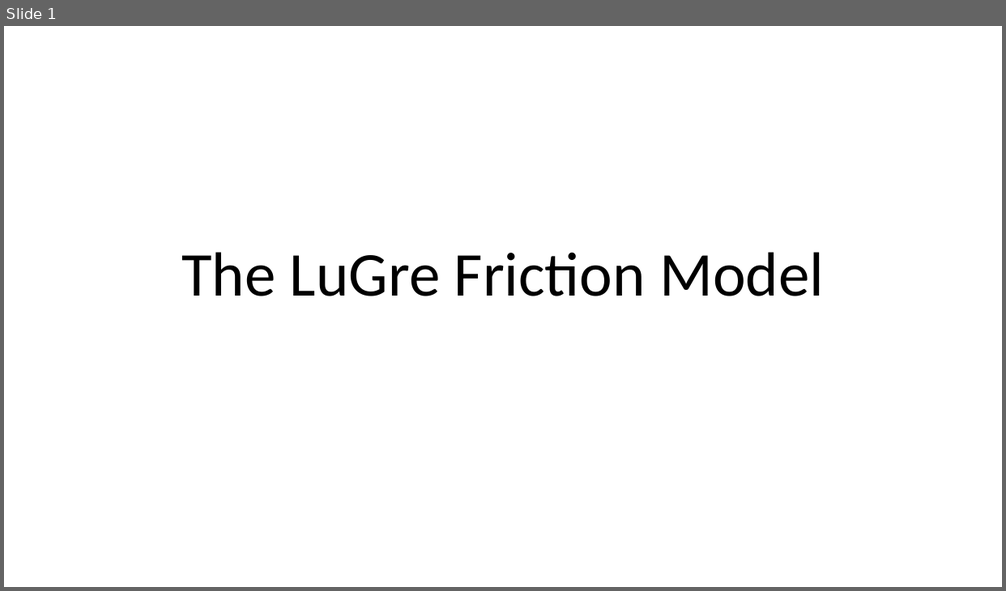
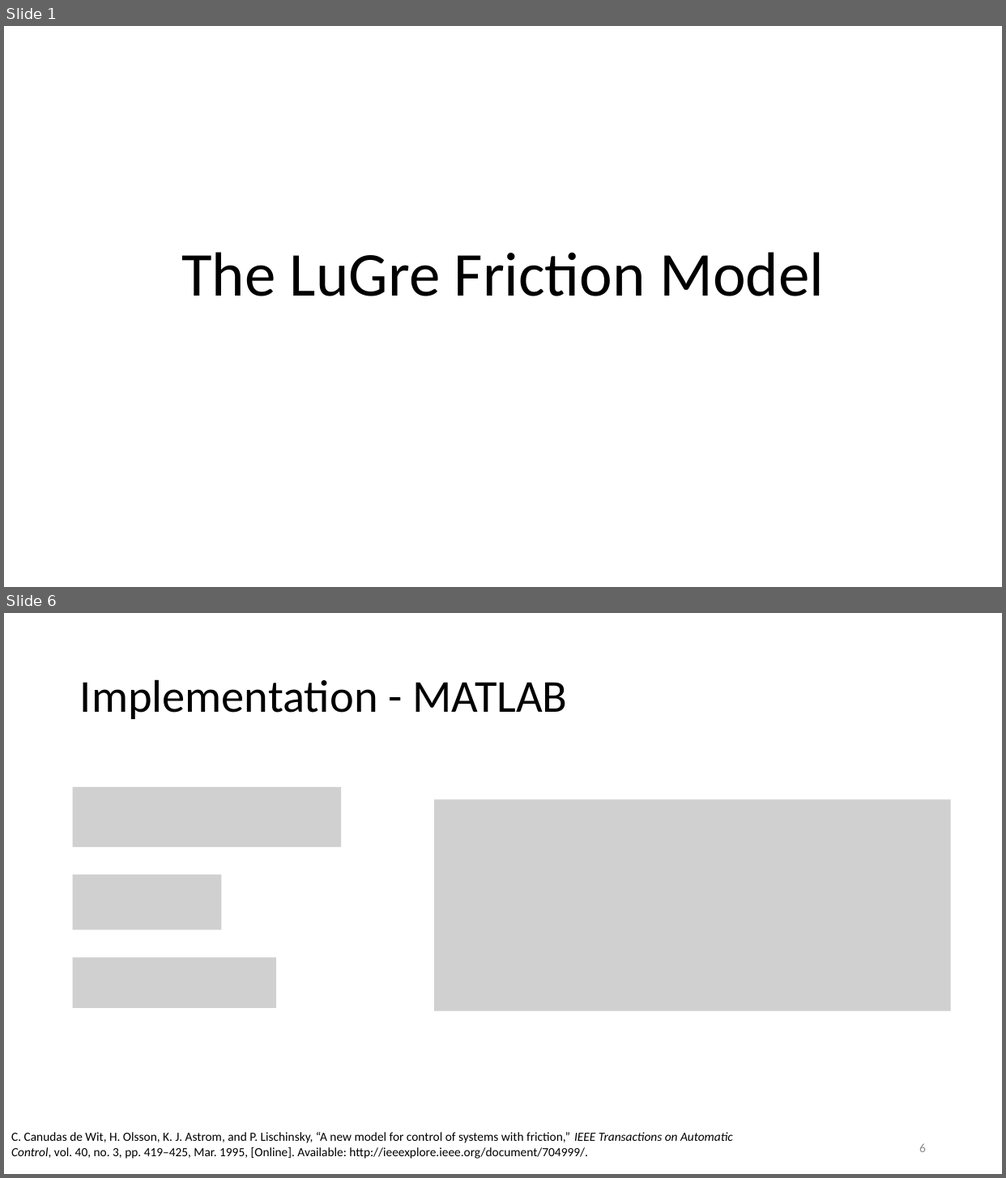
Before and after one commit to auralius/LuGre, a slide deck: The LuGre Friction Model.pptx. Shown one above the other, each under a label of ours: slide 1 before the commit, slides 1 and 6 after it; the slides between them are not shown. The pictures are 1006x591 and 1006x1178 pixels, drawn with LibreOffice and Linux fonts; fonts in the diff are those of the drawing; grey boxes stand for pictures. Boxes give left, top, right and bottom in pixels: in the first picture for what was removed or moved away, otherwise in the second. Text is boxed around its words. In the diff, an @@ line names an element or a change of style, - is before the commit and + after.

```diff
--- a/The LuGre Friction Model.pptx
+++ b/The LuGre Friction Model.pptx
@@ slide 6 added at [4, 613, 1002, 1174], background #FFFFFF @@
@@ title added at [80, 679, 567, 719], 44 pt, text #000000 @@
+Implementation - MATLAB
@@ picture added at [73, 787, 342, 847] @@
@@ picture added at [434, 799, 951, 1012] @@
@@ picture added at [73, 875, 222, 931] @@
@@ picture added at [73, 957, 276, 1008] @@
@@ text added at [11, 1132, 733, 1159], 12 pt, text #000000 @@
+C. Canudas de Wit, H. Olsson, K. J. Astrom, and P. Lischinsky, “A new model for control of systems with friction,” IEEE Transactions on Automatic Control, vol. 40, no. 3, pp. 419–425, Mar. 1995, [Online]. Available: http://ieeexplore.ieee.org/document/704999/.
@@ page number added at [919, 1144, 926, 1152], 12 pt, text #8C8C8C @@
+6
```
Also in this commit, not shown: 4 slides changed, 6 other slides added, 2 slides removed.
